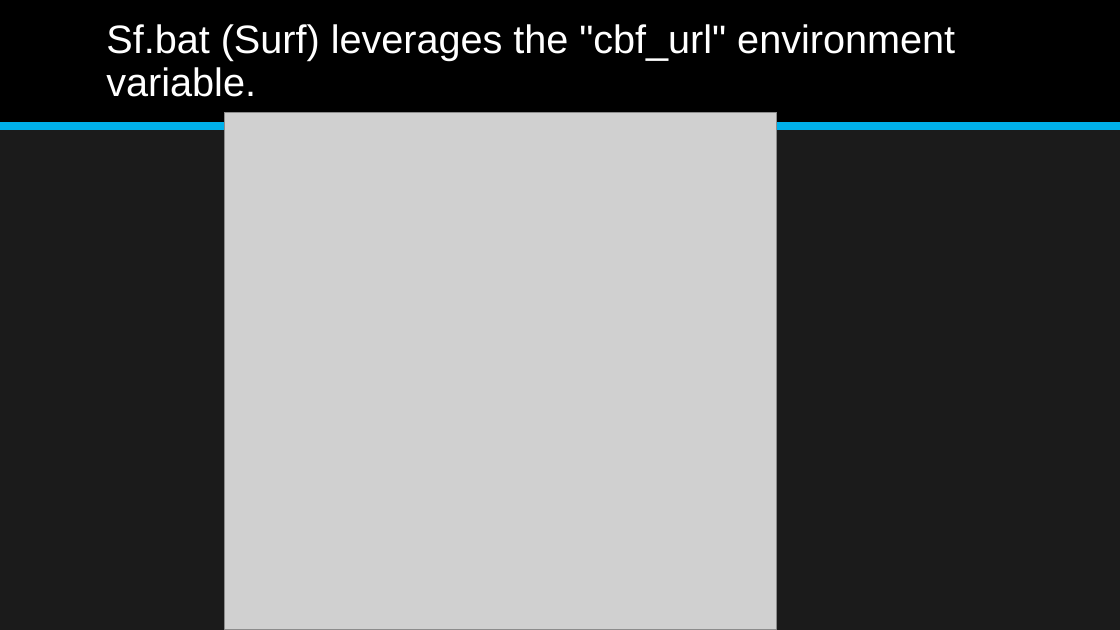
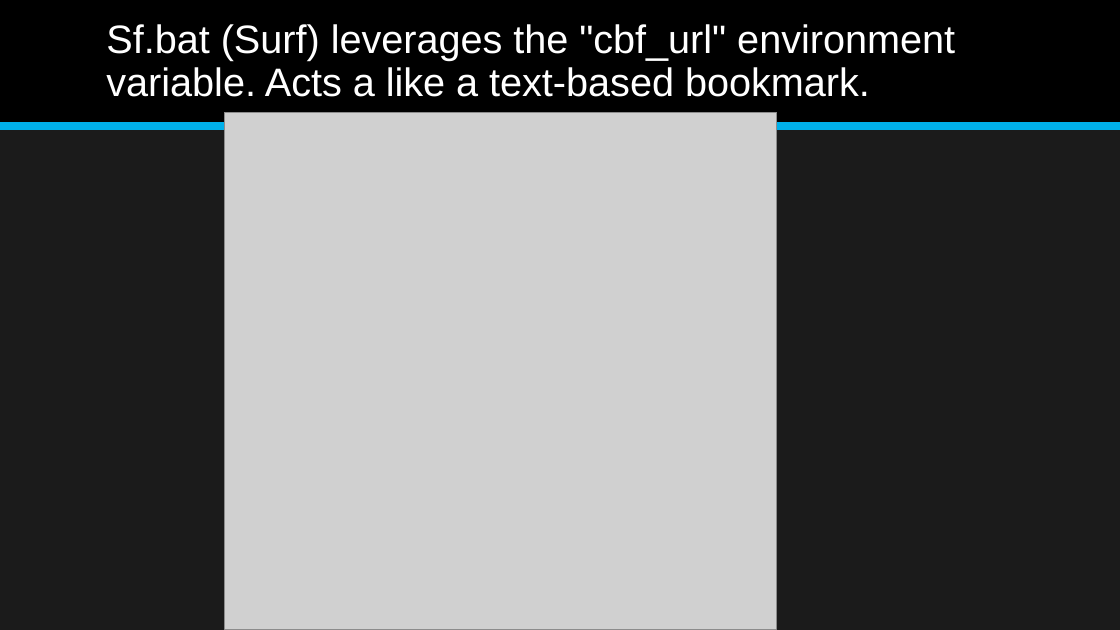
Before and after one commit to jonathan-r-jones/Composable-Batch-Files, a slide deck: slide 15 of Composable Batch File Helper.pptx. Drawn at 1120x630 pixels with LibreOffice and Linux fonts; fonts in the diff are those of the drawing; grey boxes stand for pictures. Boxes give left, top, right and bottom in pixels: in the first picture for what was removed or moved away, otherwise in the second. Text is boxed around its words. In the diff, an @@ line names an element or a change of style, - is before the commit and + after.

```diff
--- a/Composable Batch File Helper.pptx
+++ b/Composable Batch File Helper.pptx
@@ title at [106, 24, 955, 97]: text changed @@
-Sf.bat (Surf) leverages the "cbf_url" environment variable.
+Sf.bat (Surf) leverages the "cbf_url" environment variable. Acts a like a text-based bookmark.
```
Also in this commit, not shown: 1 other slide changed.
